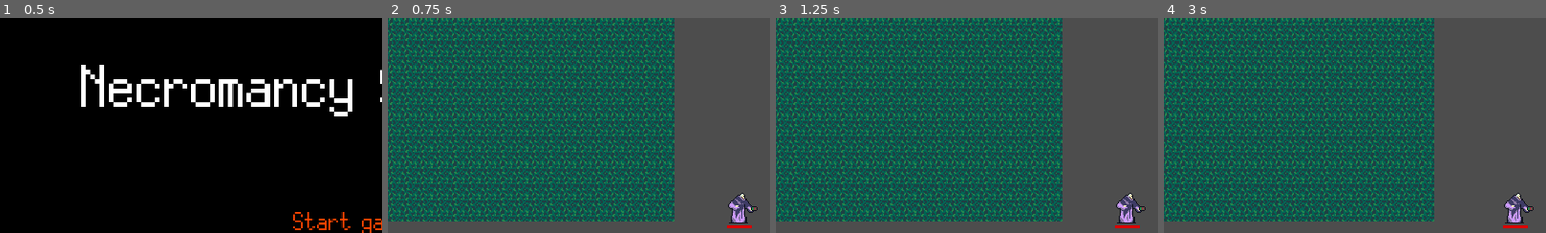
Above: before the commit, frames 1-4 (left to right).
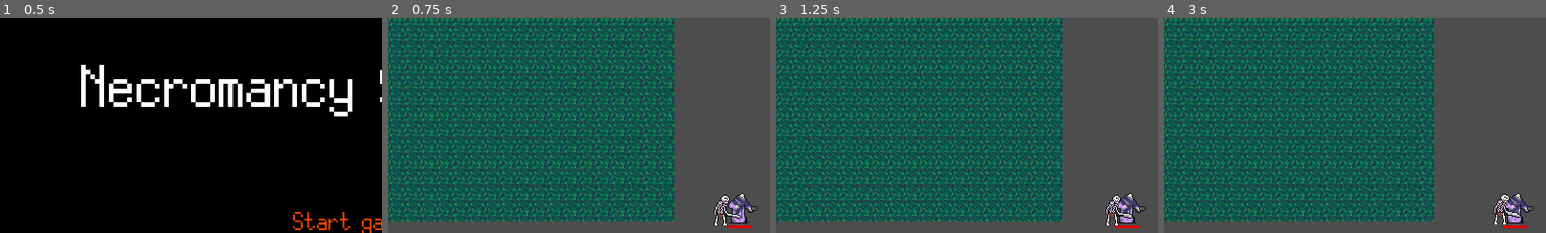
Above: after the commit, the same moments.

Repository: GORR174/LD55-summoning
Game: Godot game, scene res://scenes/Menu.tscn
Same seed, same stepped clock (60 frames per second), same inputs: the game is played once before the commit and once after it.
Inputs (mouse positions are % of the whole screen's width and height, from its top left):
- Up to frame 1 (0.5 s): no input
- Up to frame 2 (0.75 s): click "Start game" at 0.5 s
- Up to frame 3 (1.25 s): no input
- Up to frame 4 (3 s): tap Enter at 1.25, 2.75 s; drag from (50, 50) to (60, 28) at 1.27 s; tap Space at 2 s; drag from (30, 55) to (45, 70) at 2.02 s; move the mouse to (60, 28) at 2.77 s; hold Right (right) from 2.78 s (still down); tap Tab at 2.85 s
The pictures show only the part of the screen within x 4-54%, y 7-57%; the shares and areas given below are measured in that part.

Frame 1 is identical in both runs. In frame 2, 0.4% of the frame differs, in the area x 85-93%, y 82-97%; in frame 3, 0.4%; in frame 4, 0.4%.

Commit message:
Add skeleton

Diff:
--- a/prefabs/enemy/Bones.tscn
+++ b/prefabs/enemy/Bones.tscn
@@ -1,10 +1,12 @@
-[gd_scene load_steps=3 format=3 uid="uid://db18retnjl7ns"]
+[gd_scene load_steps=4 format=3 uid="uid://db18retnjl7ns"]
 
 [ext_resource type="Texture2D" uid="uid://dq0w1k8xkxb1p" path="res://prefabs/enemy/bones.png" id="1_7vsfs"]
+[ext_resource type="Script" path="res://scripts/enemy/Bones.gd" id="1_vhc7x"]
 [ext_resource type="Script" path="res://scripts/InvisibleHider.gd" id="2_j3m0t"]
 
 [node name="Bones" type="Node2D"]
 z_index = 10
+script = ExtResource("1_vhc7x")
 
 [node name="InvisibleHider" type="VisibleOnScreenNotifier2D" parent="." node_paths=PackedStringArray("view")]
 z_index = -1
@@ -22,6 +24,8 @@
 [node name="DespawnTimer" type="Timer" parent="."]
 wait_time = 120.0
 
+[connection signal="screen_entered" from="InvisibleHider" to="." method="_on_invisible_hider_screen_entered"]
 [connection signal="screen_entered" from="InvisibleHider" to="InvisibleHider" method="_on_screen_entered"]
+[connection signal="screen_exited" from="InvisibleHider" to="." method="_on_invisible_hider_screen_exited"]
 [connection signal="screen_exited" from="InvisibleHider" to="InvisibleHider" method="_on_screen_exited"]
-[connection signal="timeout" from="DespawnTimer" to="." method="queue_free"]
+[connection signal="timeout" from="DespawnTimer" to="." method="remove"]
--- a/prefabs/enemy/Enemy.tscn
+++ b/prefabs/enemy/Enemy.tscn
@@ -63,5 +63,8 @@
 position = Vector2(0, -11)
 
 [connection signal="screen_exited" from="EnemyRemover" to="." method="_on_visible_on_screen_notifier_2d_screen_exited"]
+[connection signal="screen_entered" from="InvisibleHider" to="." method="_on_show"]
 [connection signal="screen_entered" from="InvisibleHider" to="InvisibleHider" method="_on_screen_entered"]
+[connection signal="screen_exited" from="InvisibleHider" to="." method="_on_hide"]
 [connection signal="screen_exited" from="InvisibleHider" to="InvisibleHider" method="_on_screen_exited"]
+[connection signal="on_death" from="HealthSystem" to="." method="_on_visible_on_screen_notifier_2d_screen_exited"]
--- a/prefabs/player/player.tscn
+++ b/prefabs/player/player.tscn
@@ -149,5 +149,7 @@
 stream = ExtResource("9_bbmm0")
 max_polyphony = 4
 
+[node name="SkeletonMastery" type="Node2D" parent="."]
+
 [connection signal="on_death" from="HealthSystem" to="." method="_on_death"]
 [connection signal="timeout" from="DamageArea/DamageTimer" to="DamageArea" method="damage"]
--- /dev/null
+++ b/prefabs/skeleton/Skeleton.tscn
@@ -0,0 +1,67 @@
+[gd_scene load_steps=11 format=3 uid="uid://b65lmwvbfyi27"]
+
+[ext_resource type="Texture2D" uid="uid://winvk38y5c0r" path="res://prefabs/skeleton/Skeleton.png" id="1_j5nyv"]
+[ext_resource type="Script" path="res://scripts/summonings/Skeleton.gd" id="1_nagkk"]
+[ext_resource type="Material" uid="uid://skk5htdtovxl" path="res://shaders/BlinkingMaterial.tres" id="2_2xrny"]
+[ext_resource type="Script" path="res://scripts/DamageArea.gd" id="2_ywlr5"]
+[ext_resource type="Script" path="res://scripts/HealthSystem.gd" id="4_yk2pg"]
+[ext_resource type="Script" path="res://scripts/DamageSystem.gd" id="5_cxymu"]
+[ext_resource type="AudioStream" uid="uid://c7ossq2huyk1c" path="res://audio/Hit_Hurt.wav" id="7_nv5u0"]
+[ext_resource type="PackedScene" uid="uid://c7t51whu41vh" path="res://prefabs/interface/EnemyLifebar.tscn" id="8_f5iqy"]
+
+[sub_resource type="CircleShape2D" id="CircleShape2D_g1me4"]
+radius = 40.0125
+
+[sub_resource type="CircleShape2D" id="CircleShape2D_67bhv"]
+radius = 12.0416
+
+[node name="Skeleton" type="CharacterBody2D"]
+collision_layer = 16
+collision_mask = 17
+script = ExtResource("1_nagkk")
+
+[node name="Sprite" type="Sprite2D" parent="."]
+z_index = 10
+material = ExtResource("2_2xrny")
+position = Vector2(9.53674e-07, -39)
+scale = Vector2(2.5, 2.5)
+texture = ExtResource("1_j5nyv")
+offset = Vector2(6, 0)
+
+[node name="DamageArea" type="Area2D" parent="."]
+position = Vector2(-1, -12)
+collision_layer = 0
+collision_mask = 8
+script = ExtResource("2_ywlr5")
+
+[node name="CollisionShape2D" type="CollisionShape2D" parent="DamageArea"]
+shape = SubResource("CircleShape2D_g1me4")
+
+[node name="DamageTimer" type="Timer" parent="DamageArea"]
+wait_time = 0.3
+autostart = true
+
+[node name="CollisionShape2D" type="CollisionShape2D" parent="."]
+position = Vector2(0, -10)
+shape = SubResource("CircleShape2D_67bhv")
+
+[node name="HealthSystem" type="Node" parent="."]
+script = ExtResource("4_yk2pg")
+max_health = 300
+
+[node name="DamageSystem" type="Node" parent="." node_paths=PackedStringArray("blink_object")]
+unique_name_in_owner = true
+script = ExtResource("5_cxymu")
+blink_object = NodePath("../Sprite")
+
+[node name="HitPlayer" type="AudioStreamPlayer2D" parent="."]
+unique_name_in_owner = true
+stream = ExtResource("7_nv5u0")
+volume_db = -4.0
+max_polyphony = 4
+
+[node name="Lifebar" parent="." instance=ExtResource("8_f5iqy")]
+position = Vector2(0, 3)
+scale = Vector2(0.6, 0.6)
+
+[connection signal="timeout" from="DamageArea/DamageTimer" to="DamageArea" method="damage"]
--- a/scenes/GameScene.tscn
+++ b/scenes/GameScene.tscn
@@ -1,9 +1,10 @@
-[gd_scene load_steps=6 format=3 uid="uid://badas10xywsbd"]
+[gd_scene load_steps=7 format=3 uid="uid://badas10xywsbd"]
 
 [ext_resource type="PackedScene" uid="uid://dfi5pg8cyxsd5" path="res://prefabs/player/player.tscn" id="1_erj3u"]
 [ext_resource type="Script" path="res://scripts/GameScene/GameScene.gd" id="1_ghtyx"]
 [ext_resource type="Shader" path="res://shaders/white_blink.gdshader" id="3_t1dwj"]
 [ext_resource type="TileSet" uid="uid://cphn4c71ft87v" path="res://tileset/ground.tres" id="3_wsq4y"]
+[ext_resource type="PackedScene" uid="uid://b65lmwvbfyi27" path="res://prefabs/skeleton/Skeleton.tscn" id="5_6co4h"]
 
 [sub_resource type="ShaderMaterial" id="ShaderMaterial_hpxd7"]
 resource_local_to_scene = true
@@ -34,4 +35,7 @@
 wait_time = 5.0
 autostart = true
 
+[node name="Skeleton" parent="." instance=ExtResource("5_6co4h")]
+position = Vector2(2047, 2017)
+
 [connection signal="timeout" from="EnemySpawnTimer" to="." method="spawn_enemy"]
--- a/scripts/DamageArea.gd
+++ b/scripts/DamageArea.gd
@@ -4,9 +4,14 @@
 @onready var player_damage_system = %DamageSystem
 @onready var hit_player = %HitPlayer
 
+var _can_hit = true
+
 
 func damage():
+	_can_hit = true
 	for enemy in get_overlapping_bodies():
 		enemy.find_child("DamageSystem").damage(owner.damage, owner)
-		player_damage_system.damage(enemy.damage, enemy)
+		if _can_hit:
+			player_damage_system.damage(enemy.damage, enemy)
+			_can_hit = false
 		hit_player.play()
--- a/scripts/GameScene/GameScene.gd
+++ b/scripts/GameScene/GameScene.gd
@@ -5,6 +5,8 @@
 
 
 func _ready():
+	Global.bones.clear()
+	Global.enemies.clear()
 	Global.game_ref = self
 	spawn_enemy()
 	spawn_enemy()
--- a/scripts/Global.gd
+++ b/scripts/Global.gd
@@ -5,4 +5,7 @@
 var camera_ref: Camera2D
 var game_ref: Node2D
 
+var bones: Array
+var enemies: Array
+
 var enemy_spawner: Node2D
--- /dev/null
+++ b/scripts/enemy/Bones.gd
@@ -0,0 +1,15 @@
+extends Node2D
+
+
+func remove():
+	if self in Global.bones:
+		Global.bones.erase(self)
+	queue_free()
+
+
+func _on_invisible_hider_screen_entered():
+	Global.bones.append(self)
+
+
+func _on_invisible_hider_screen_exited():
+	Global.bones.erase(self)
--- a/scripts/enemy/EnemyAI.gd
+++ b/scripts/enemy/EnemyAI.gd
@@ -22,4 +22,13 @@
 
 
 func _on_visible_on_screen_notifier_2d_screen_exited():
+	Global.enemies.erase(self)
 	queue_free()
+
+
+func _on_show():
+	Global.enemies.append(self)
+
+
+func _on_hide():
+	Global.enemies.erase(self)
--- /dev/null
+++ b/scripts/summonings/Skeleton.gd
@@ -0,0 +1,34 @@
+extends CharacterBody2D
+
+
+@onready var sprite = $Sprite
+
+var speed = 350
+var target: Node2D
+
+var damage: int = 1
+
+func _physics_process(delta):
+	if target == Global.player_ref:
+		target = null
+	if target == null:
+		target = find_target()
+		print(str(target) + " " + str(Global.enemies))
+		if target == null:
+			target = Global.player_ref
+	velocity = (target.position - position).normalized() * speed
+
+	if position.distance_to(target.position) < 40:
+		velocity = Vector2.ZERO
+
+	if velocity.x < 0:
+		sprite.scale.x = -sprite.scale.y
+	if velocity.x > 0:
+		sprite.scale.x = sprite.scale.y
+
+	move_and_slide()
+
+func find_target():
+	if Global.enemies.size() > 0:
+		return Global.enemies[randi() % Global.enemies.size()]
+	return null
Binary file added: prefabs/skeleton/Skeleton.png
Not shown, added: prefabs/skeleton/Skeleton.png.import
